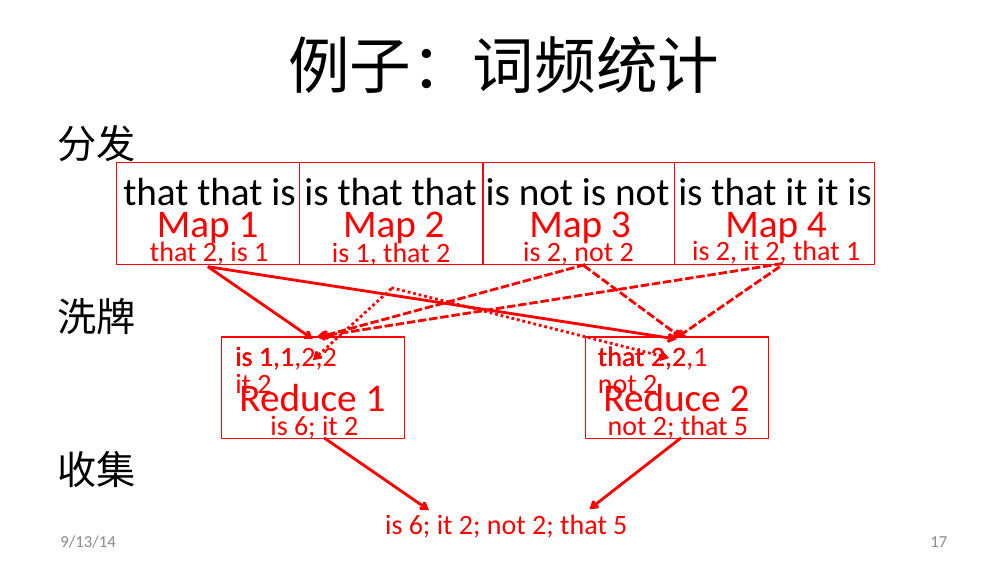
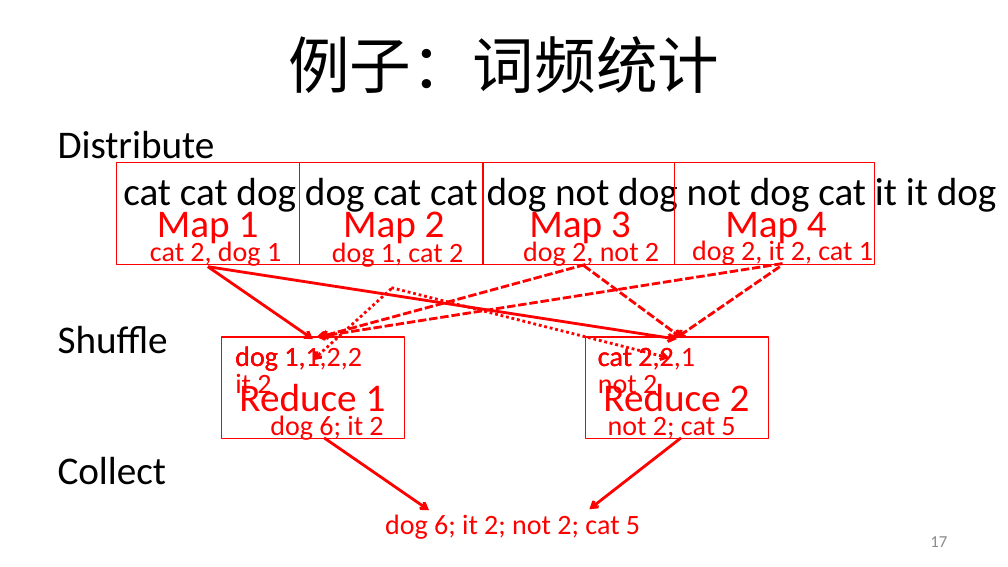
Before and after one commit to alxsoares/Foundations-of-Big-Data-System, a slide deck: slide 17 of Architecture/bigdata_B_mapreduce_translated.pptx. Drawn at 1008x567 pixels with LibreOffice and Linux fonts; fonts in the diff are those of the drawing. Boxes give left, top, right and bottom in pixels: in the first picture for what was removed or moved away, otherwise in the second. Text is boxed around its words. In the diff, an @@ line names an element or a change of style, - is before the commit and + after.

```diff
--- a/Architecture/bigdata_B_mapreduce_translated.pptx
+++ b/Architecture/bigdata_B_mapreduce_translated.pptx
@@ text at box(58, 130, 215, 168): text changed @@
-分发
+Distribute
@@ text at box(123, 173, 997, 216): text changed @@
-that that is is that that is not is not is that it it is
+cat cat dog dog cat cat dog not dog not dog cat it it dog
@@ text at box(332, 239, 463, 267): text changed @@
-is 1, that 2
+dog 1, cat 2
@@ text at box(523, 238, 659, 268): text changed @@
-is 2, not 2
+dog 2, not 2
@@ text at box(692, 237, 873, 267): text changed @@
-is 2, it 2, that 1
+dog 2, it 2, cat 1
@@ text at box(150, 241, 281, 268): text changed @@
-that 2, is 1
+cat 2, dog 1
@@ text at box(58, 325, 168, 354): text changed @@
-洗牌
+Shuffle
@@ text at box(235, 346, 298, 371): text changed @@
-is 1
+dog 1
@@ text at box(298, 348, 319, 370): text changed @@
-is 1,1
+dog 1,1
@@ text at box(320, 343, 362, 370): text changed @@
-is 1,1,2,2
+dog 1,1,2,2
@@ text at box(598, 343, 652, 367): text changed @@
-that 2
+cat 2
@@ text at box(653, 347, 674, 370): text changed @@
-that 2,2
+cat 2,2
@@ text at box(674, 348, 695, 370): text changed @@
-that 2,2,1
+cat 2,2,1
@@ text at box(270, 415, 383, 442): text changed @@
-is 6; it 2
+dog 6; it 2
@@ text at box(608, 417, 735, 442): text changed @@
-not 2; that 5
+not 2; cat 5
@@ text at box(58, 456, 167, 485): text changed @@
-收集
+Collect
@@ text removed at box(60, 535, 115, 548) @@
-9/13/14
@@ text at box(385, 514, 640, 539): text changed @@
-is 6; it 2; not 2; that 5
+dog 6; it 2; not 2; cat 5
```
Also in this commit, not shown: 38 other slides changed, 1 slide added.
